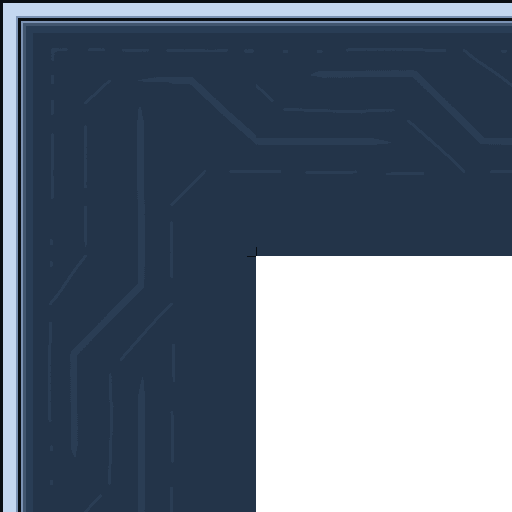
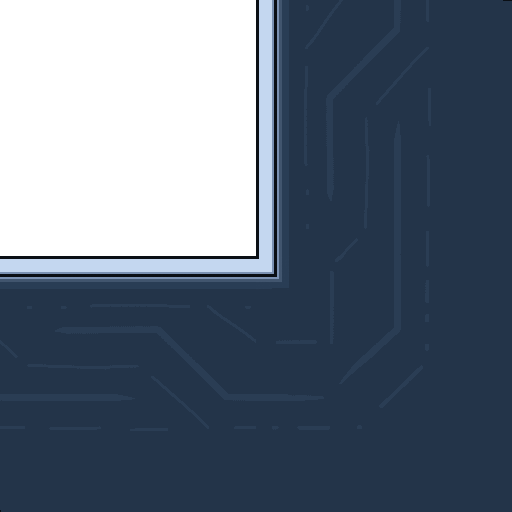
Two versions of the same layered image (w=512, h=512). Layer-by-layer changes:
painted on "Paint Layer 1 Merged" (1st of 3) over box(0, 0, 512, 512)
painted on "Paint Layer 1 Merged" (2nd of 3) over box(0, 0, 512, 512)
added layer "Paint Layer 3" above "Paint Layer 1 Merged" over box(128, 128, 512, 512)
hid "Paint Layer 1 Merged" (3rd of 3), painted on it over box(0, 0, 512, 512)
